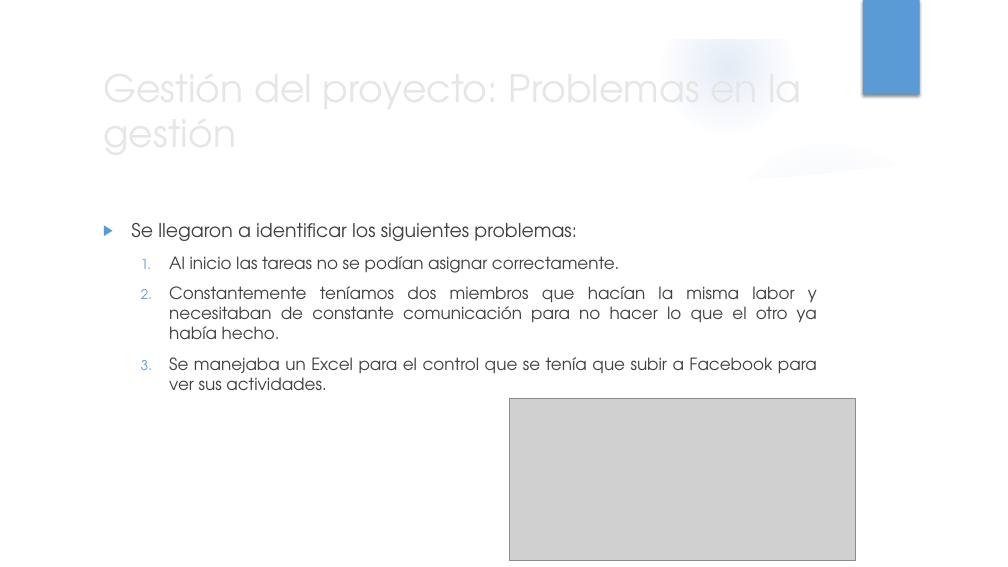
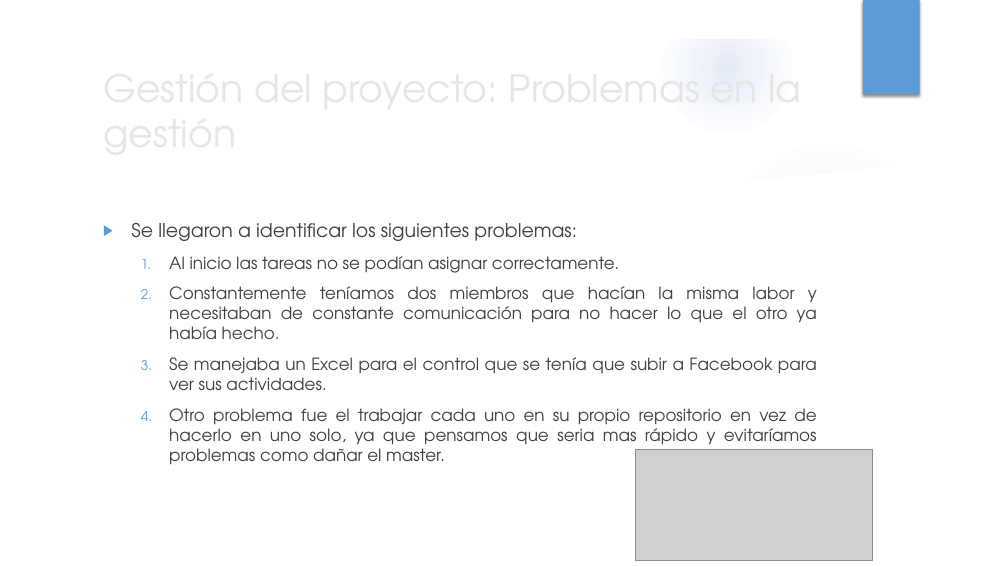
Before and after one commit to Carlosmave/Mundialitis, a slide deck: slide 11 of Presentación-final-SW2-1.pptx. Drawn at 1008x567 pixels with LibreOffice and Linux fonts; fonts in the diff are those of the drawing; grey boxes stand for pictures; background and template pictures are left out. Boxes give left, top, right and bottom in pixels: in the first picture for what was removed or moved away, otherwise in the second. Text is boxed around its words. In the diff, an @@ line names an element or a change of style, - is before the commit and + after.

```diff
--- a/Presentación-final-SW2-1.pptx
+++ b/Presentación-final-SW2-1.pptx
@@ text at (x1=169, y1=408, x2=817, y2=464): paragraph added @@
+  4. Otro problema fue el trabajar cada uno en su propio repositorio en vez de hacerlo en uno solo, ya que pensamos que seria mas rápido y evitaríamos problemas como dañar el master.
@@ picture resized from (x1=509, y1=399, x2=855, y2=561) to (x1=636, y1=450, x2=873, y2=561) @@
```
Also in this commit, not shown: 1 other file.
